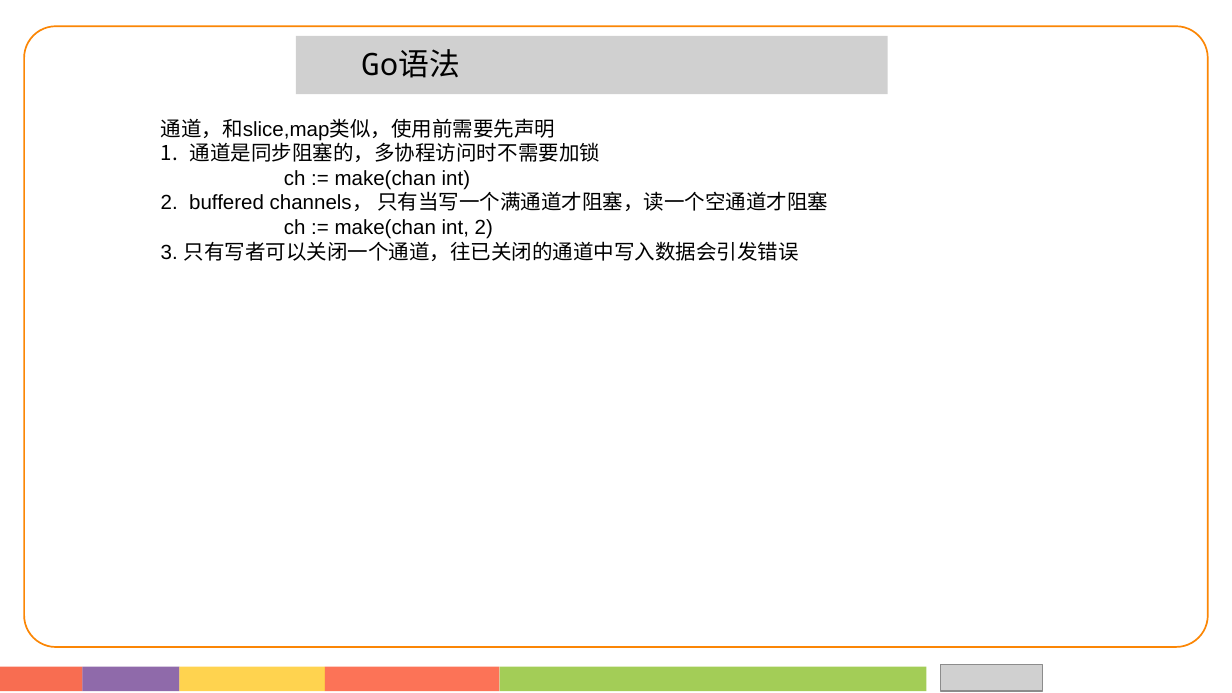
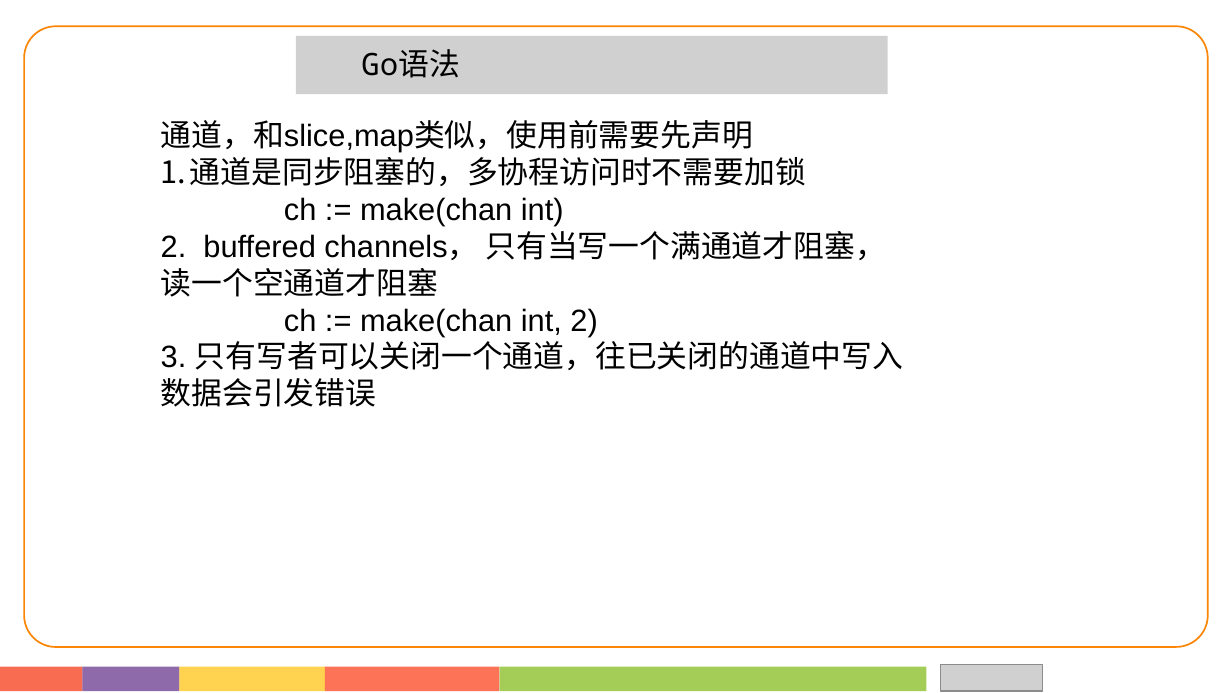
Before and after one commit to wangfengfly/go, a slide deck: slide 19 of Go语言技术分享.ppt. Drawn at 1232x693 pixels with LibreOffice and Linux fonts; fonts in the diff are those of the drawing; grey boxes stand for pictures. Boxes give left, top, right and bottom in pixels: in the first picture for what was removed or moved away, otherwise in the second. Text is boxed around its words. In the diff, an @@ line names an element or a change of style, - is before the commit and + after.

Commit message:
update

```diff
--- a/Go语言技术分享.ppt
+++ b/Go语言技术分享.ppt
@@ text "通道，和slice,map类似，使用前需要先声明" at (161, 120, 903, 407): size 12 to 18 pt @@
```
Also in this commit, not shown: 1 other slide changed, 1 slide added.
